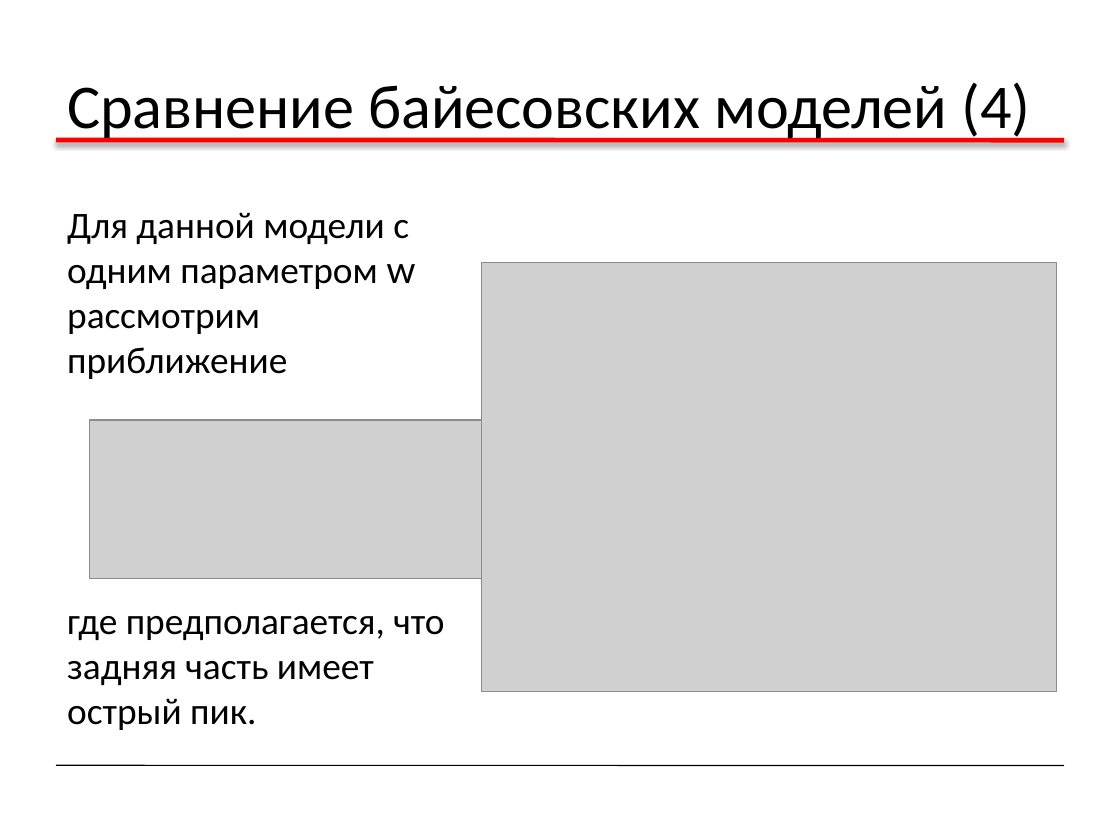
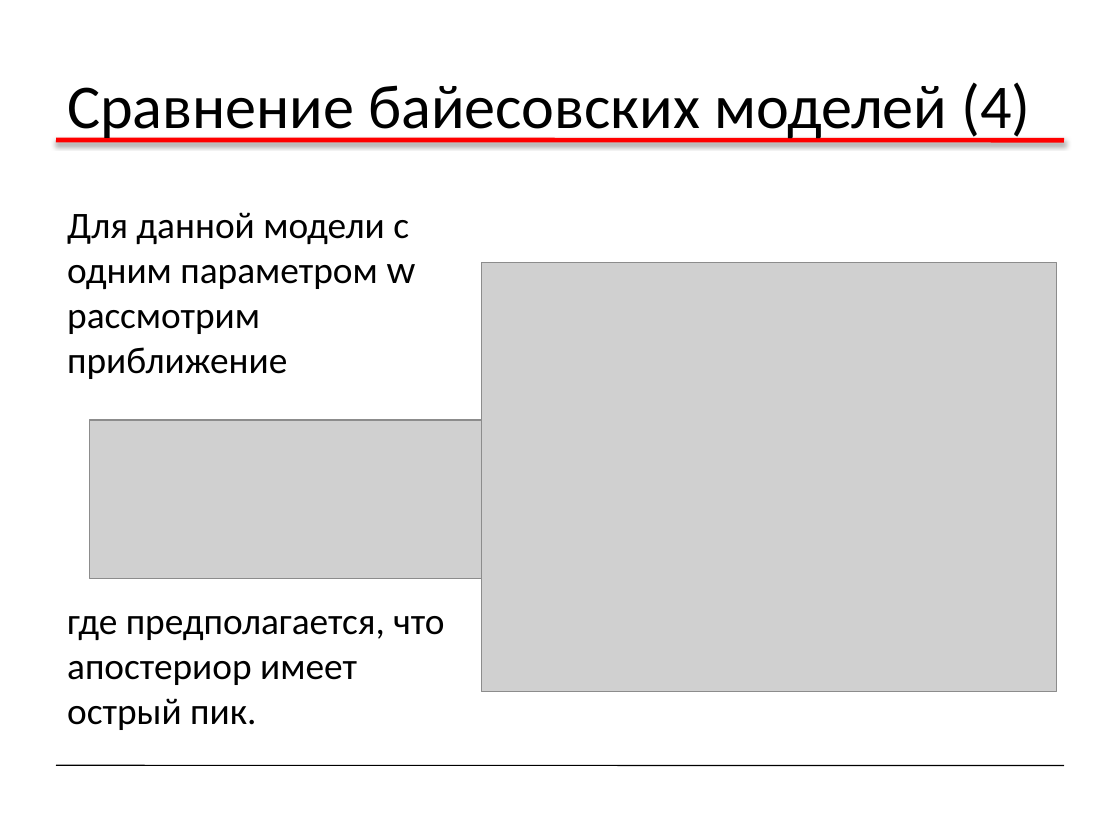
Before and after one commit to sudakov/ai-lab, a slide deck: slide 45 of ML2.pptx. Drawn at 1120x840 pixels with LibreOffice and Linux fonts; fonts in the diff are those of the drawing; grey boxes stand for pictures. Boxes give left, top, right and bottom in pixels: in the first picture for what was removed or moved away, otherwise in the second. Text is boxed around its words. In the diff, an @@ line names an element or a change of style, - is before the commit and + after.

```diff
--- a/ML2.pptx
+++ b/ML2.pptx
@@ text at (67, 616, 444, 730): text changed @@
-где предполагается, что задняя часть имеет острый пик.
+где предполагается, что апостериор имеет острый пик.
```
Also in this commit, not shown: 11 other slides changed, 5 slides removed, 5 other files.
